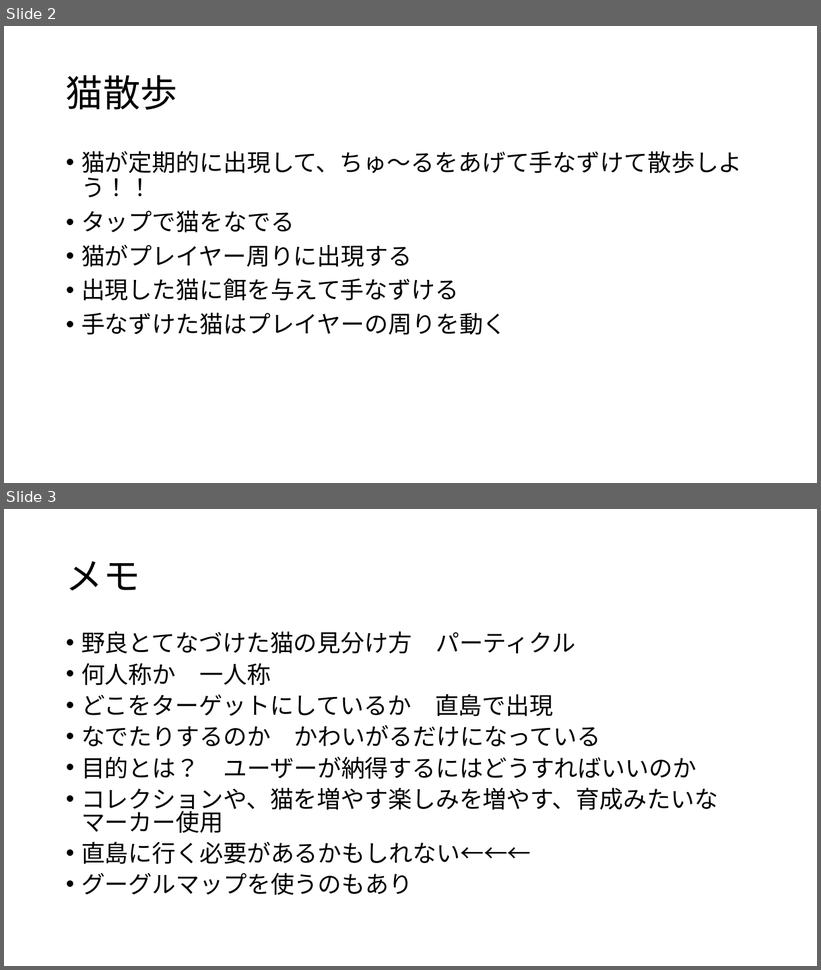
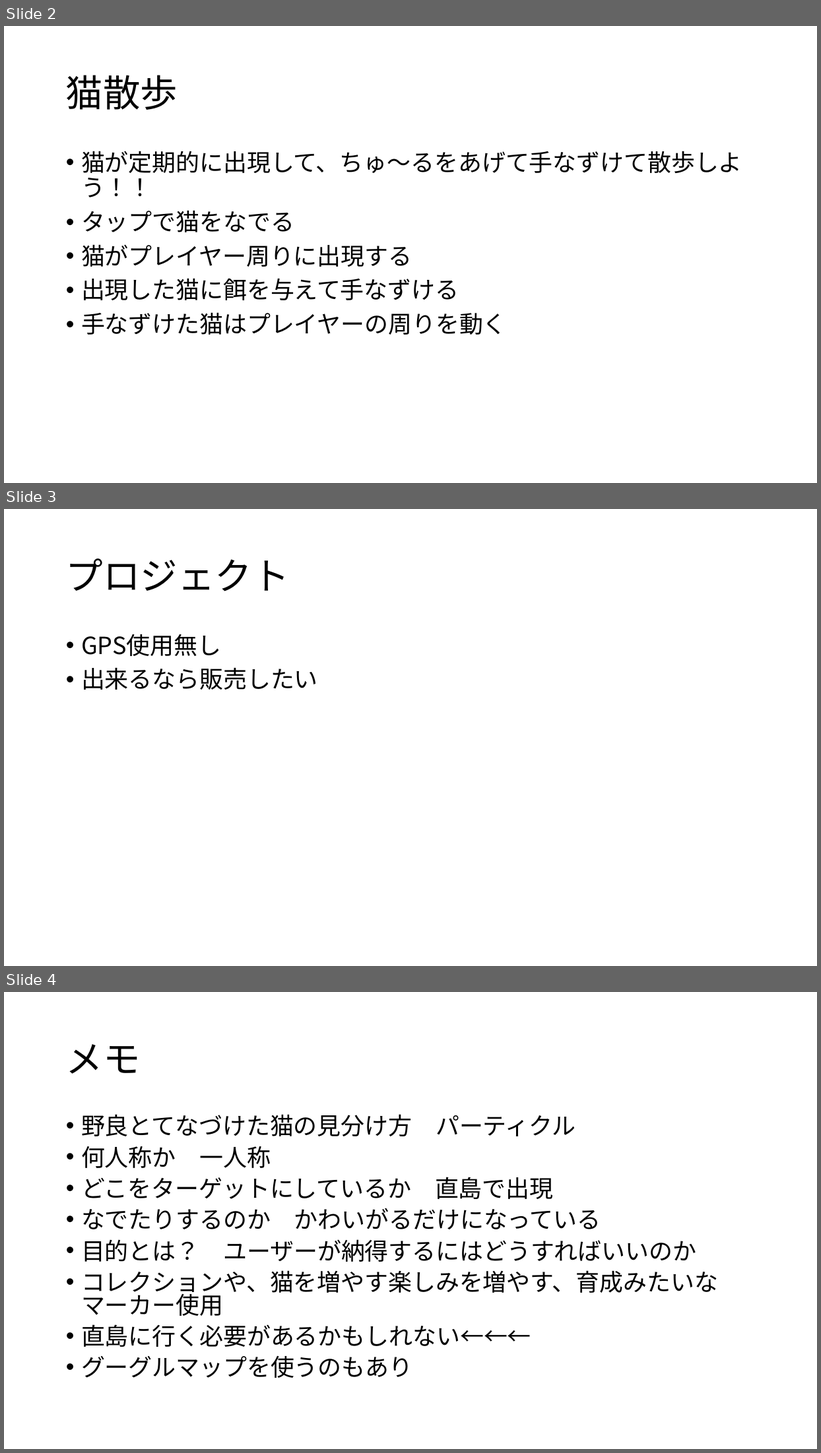
Before and after one commit to chogeru/ARCat, a slide deck: 猫と僕たち.pptx. Shown one above the other, each under a label of ours: slides 2 and 3 before the commit, slides 2, 3 and 4 after it. The pictures are 821x970 and 821x1453 pixels, drawn with LibreOffice and Linux fonts; fonts in the diff are those of the drawing. Boxes give left, top, right and bottom in pixels: in the first picture for what was removed or moved away, otherwise in the second. Text is boxed around its words. In the diff, an @@ line names an element or a change of style, - is before the commit and + after.

```diff
--- a/猫と僕たち.pptx
+++ b/猫と僕たち.pptx
@@ slide 3 added at box(4, 509, 817, 966), background #FFFFFF @@
@@ title added at box(66, 559, 290, 591), 44 pt, text #000000 @@
+プロジェクト
@@ text added at box(81, 634, 318, 690), 28 pt, text #000000 @@
+• GPS使用無し
+• 出来るなら販売したい
@@ what was slide 3 is now slide 4 @@
```
Also in this commit, not shown: 46 other files.
